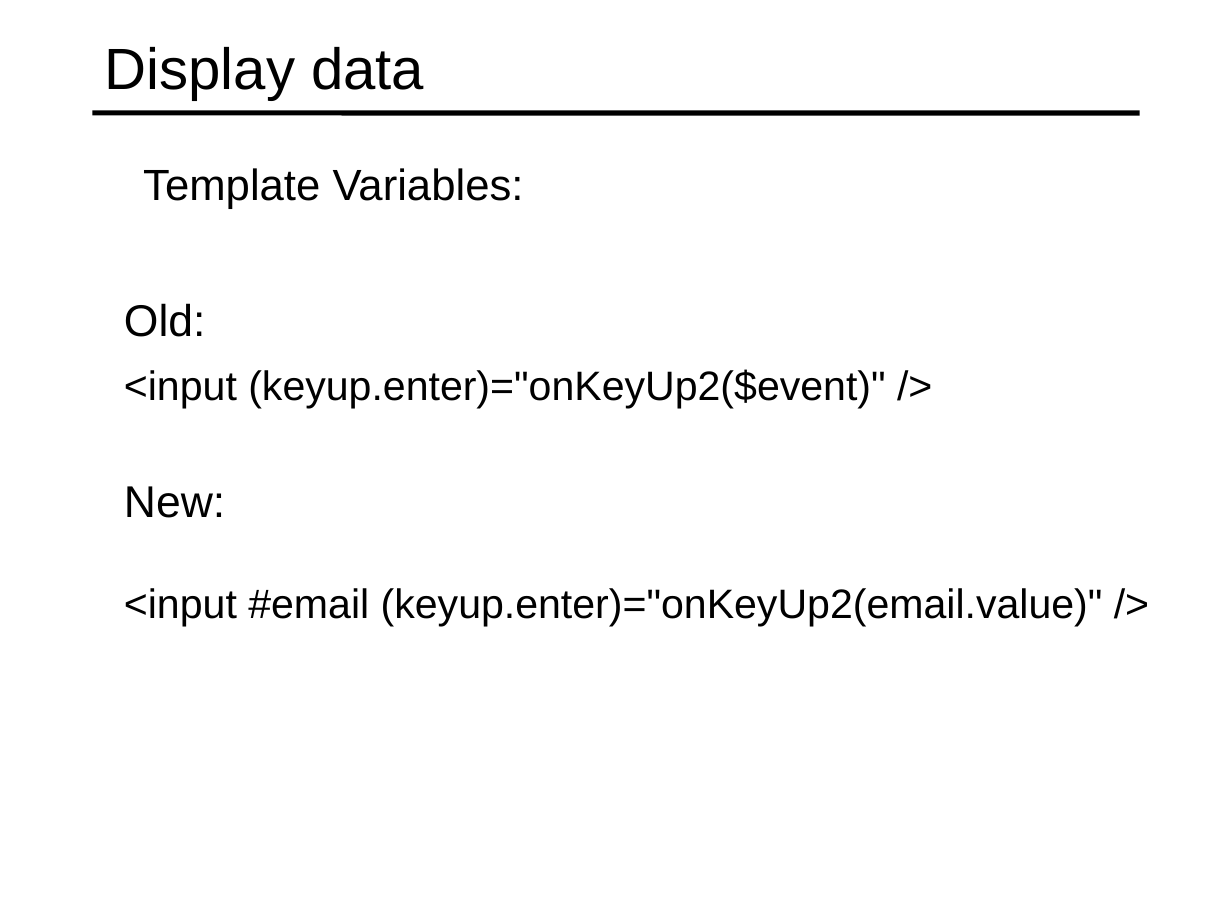
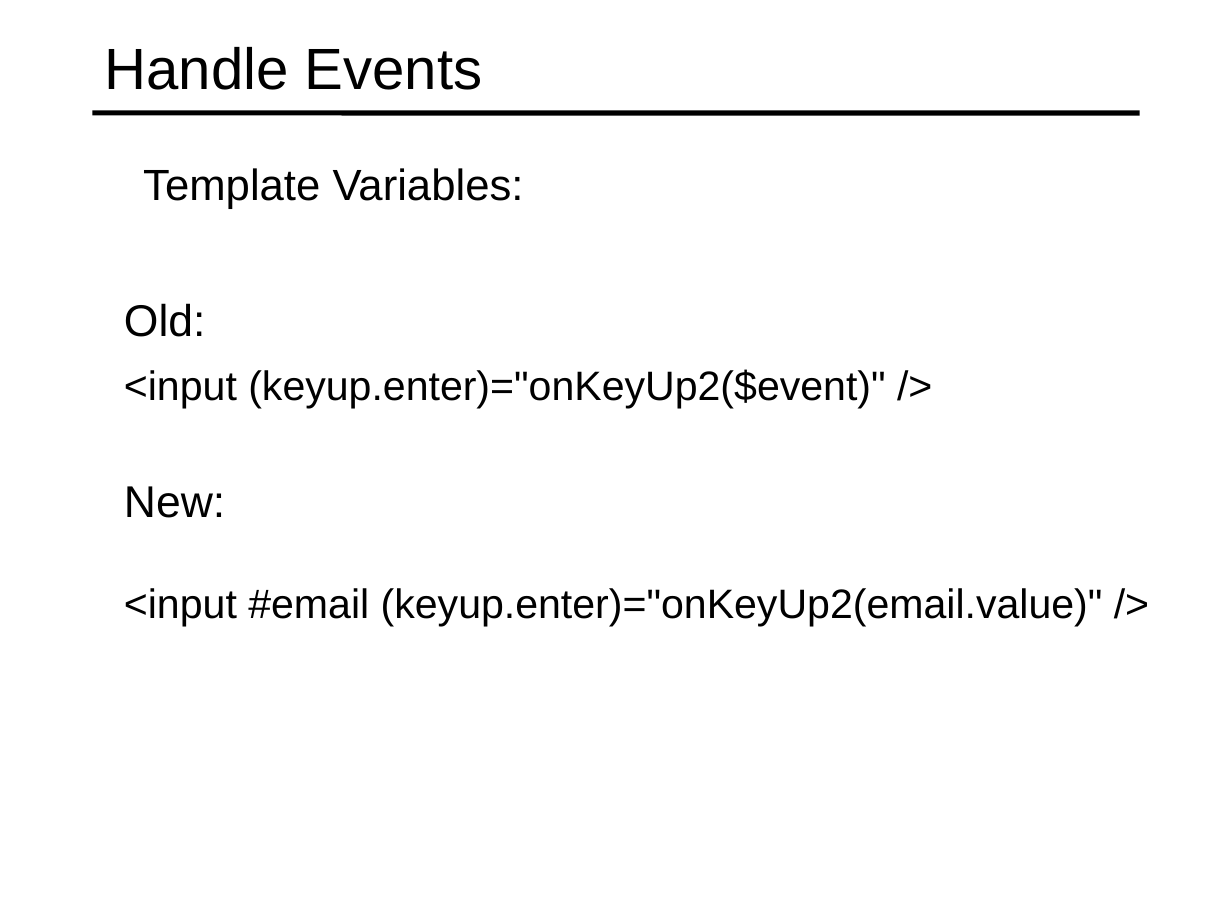
Before and after one commit to specter01wj/Jago_Link_Training, a slide deck: slide 12 of Angular/Angular7/Angular Advanced Course/Essentials/2.Displaying Data and Handling Events/L2_Displaying Data and Handling Events.ppt. Drawn at 1232x924 pixels with LibreOffice and Linux fonts; fonts in the diff are those of the drawing. Boxes give left, top, right and bottom in pixels: in the first picture for what was removed or moved away, otherwise in the second. Text is boxed around its words. In the diff, an @@ line names an element or a change of style, - is before the commit and + after.

```diff
--- a/Angular/Angular7/Angular Advanced Course/Essentials/2.Displaying Data and Handling Events/L2_Displaying Data and Handling Events.ppt
+++ b/Angular/Angular7/Angular Advanced Course/Essentials/2.Displaying Data and Handling Events/L2_Displaying Data and Handling Events.ppt
@@ title at (105, 47, 483, 90): text changed @@
-Display data
+Handle Events
```
Also in this commit, not shown: 9 other slides changed, 1 other file.
